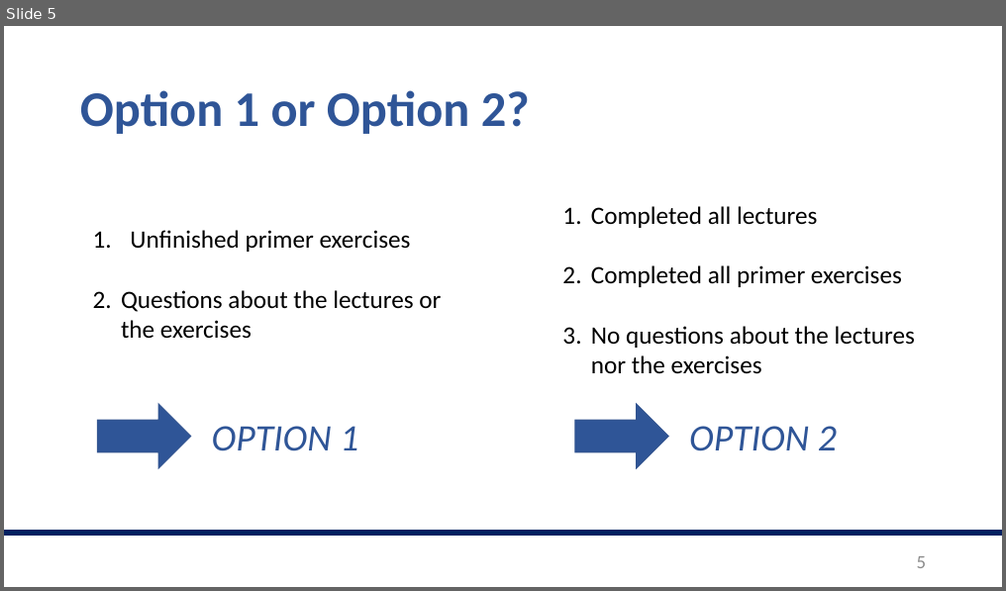
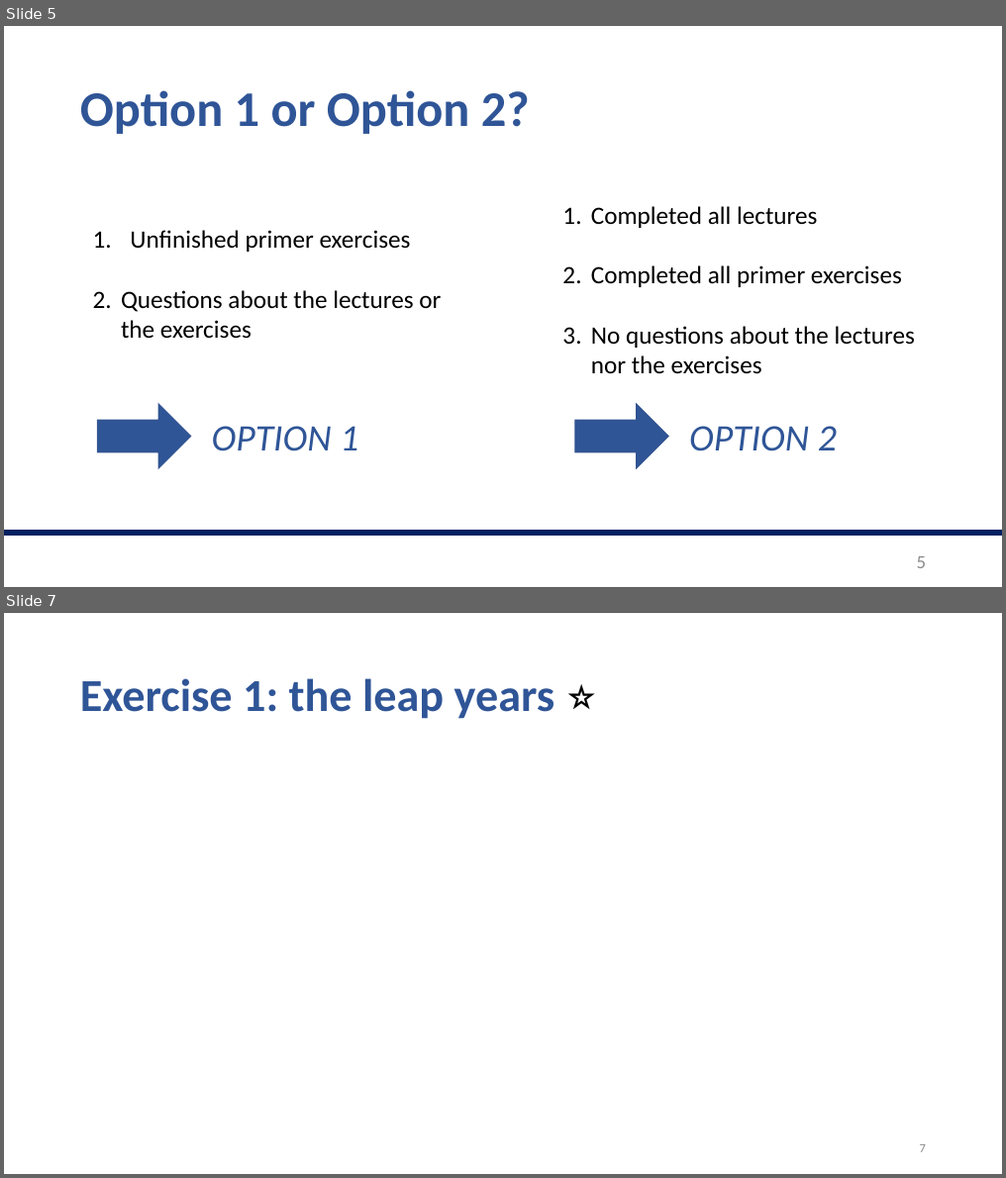
Before and after one commit to valegiunchiglia/2022-Module3-ImperialCollege, a slide deck: Day1/Day1.pptx. Shown one above the other, each under a label of ours: slide 5 before the commit, slides 5 and 7 after it; the slides between them are not shown. The pictures are 1006x591 and 1006x1178 pixels, drawn with LibreOffice and Linux fonts; fonts in the diff are those of the drawing. Boxes give left, top, right and bottom in pixels: in the first picture for what was removed or moved away, otherwise in the second. Text is boxed around its words. In the diff, an @@ line names an element or a change of style, - is before the commit and + after.

Commit message:
day1_exercises

```diff
--- a/Day1/Day1.pptx
+++ b/Day1/Day1.pptx
@@ slide 7 added at (x1=4, y1=613, x2=1002, y2=1174), background #FFFFFF @@
@@ title added at (x1=80, y1=678, x2=555, y2=719), 44 pt, text #2F5597, bold @@
+Exercise 1: the leap years ⭐️
@@ page number added at (x1=920, y1=1145, x2=926, y2=1153), 12 pt, text #8C8C8C @@
+7
```
Also in this commit, not shown: 1 other slide added, 2 other files.
